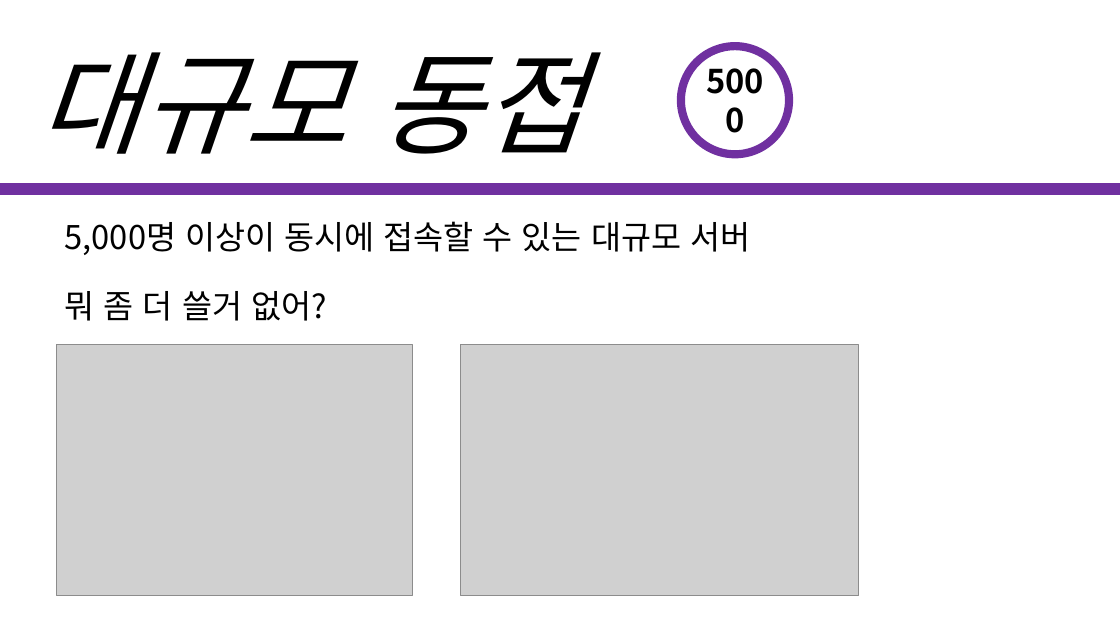
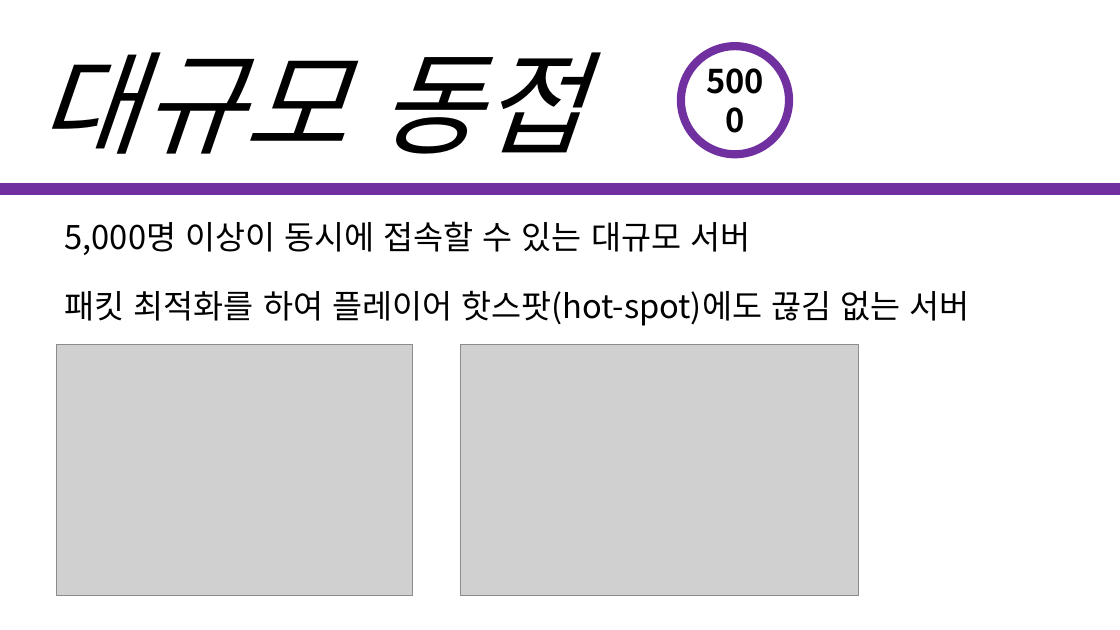
Before and after one commit to korleinster/gamebusdriver, a slide deck: slide 9 of documents/노루막이_김형준_신창섭_홍승필_허지훈.pptx. Drawn at 1120x630 pixels with LibreOffice and Linux fonts; fonts in the diff are those of the drawing; grey boxes stand for pictures; background and template pictures are left out. Boxes give left, top, right and bottom in pixels: in the first picture for what was removed or moved away, otherwise in the second. Text is boxed around its words. In the diff, an @@ line names an element or a change of style, - is before the commit and + after.

```diff
--- a/documents/노루막이_김형준_신창섭_홍승필_허지훈.pptx
+++ b/documents/노루막이_김형준_신창섭_홍승필_허지훈.pptx
@@ text at [65, 290, 969, 326]: text changed @@
-뭐 좀 더 쓸거 없어?
+패킷 최적화를 하여 플레이어 핫스팟(hot-spot)에도 끊김 없는 서버
```
Also in this commit, not shown: 3 other slides changed.
